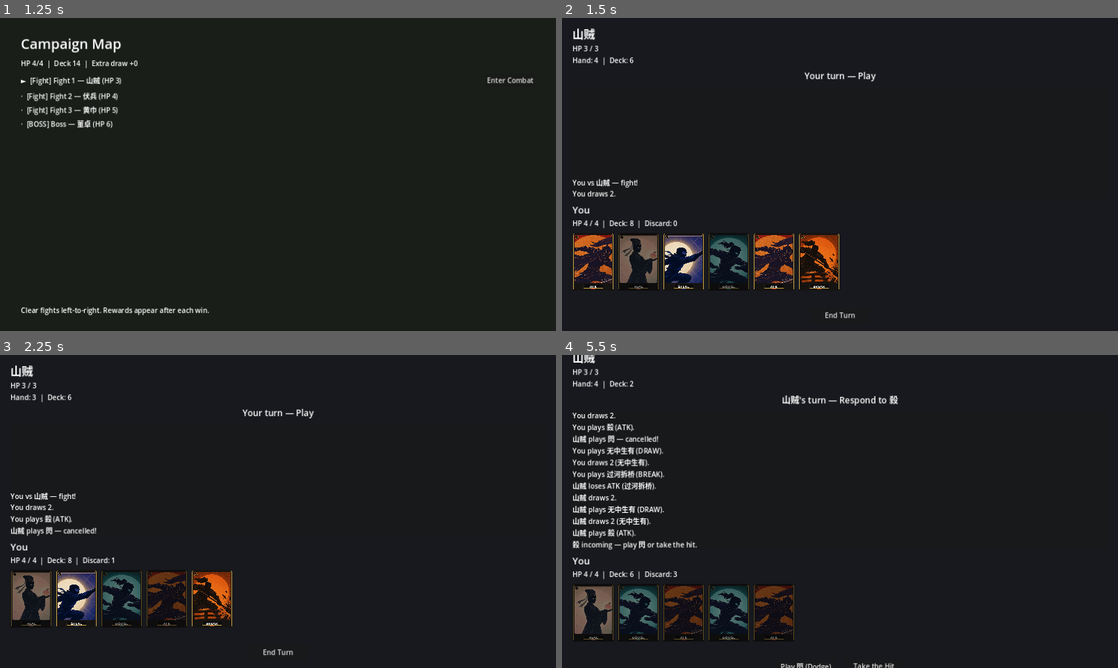
Above: before the commit, frames 1-4 (two rows, left to right).
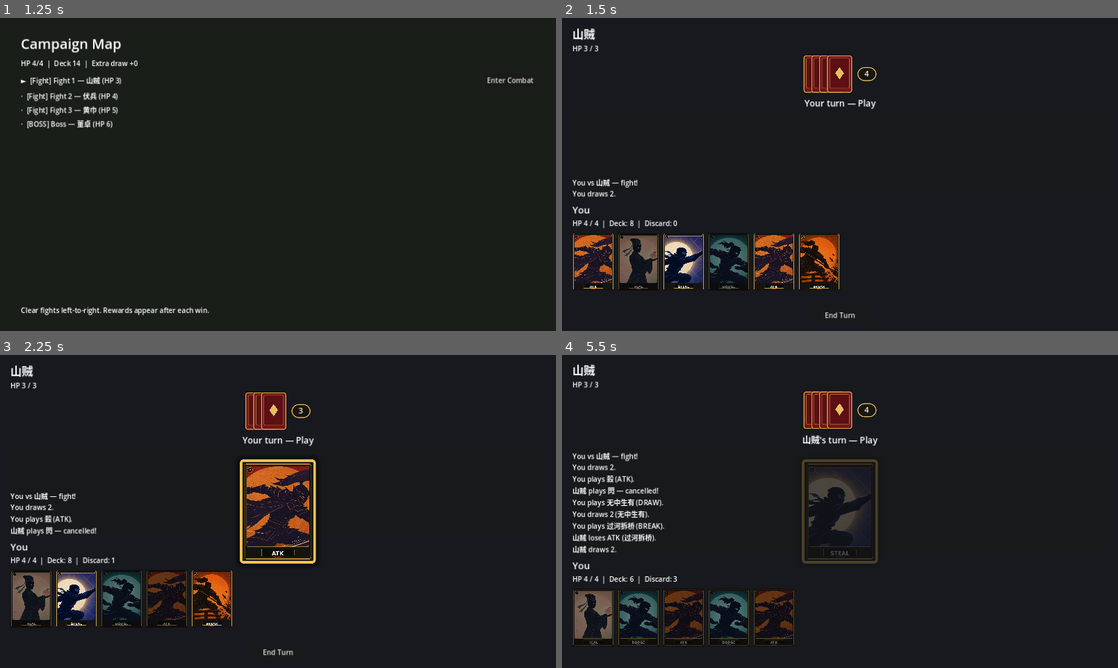
Above: after the commit, the same moments.

Repository: Eastern420/Threekingdomkillroguelike
Game: Godot game, scene res://scenes/main_menu.tscn
Two runs of this game, one before a commit and one after it. Both use one fixed random seed, a clock stepped at 60 frames per second and the inputs below.
Inputs (mouse positions are in pixels of both pictures, inside the frame that each line leads up to):
- Up to frame 1 (1.25 s): click "Start Run" at 0.5 s
- Up to frame 2 (1.5 s): click "Enter Combat" at 1.25 s
- Up to frame 3 (2.25 s): click (33, 599) at 2.02 s
- Up to frame 4 (5.5 s): click (639, 599) at 2.77 s; click (728, 599) at 3.5 s; click "End Turn" at 4.25 s

Frame 1 is identical in both runs. In frame 2, 1.4% of the frame differs, in the area x 2-57%, y 12-30%; in frame 3, 3.2%; in frame 4, 10%, in the area x 1-61%, y 0-100%.

Commit message:
Show played cards in the center and hide the opponent hand.
Opponent cards are a back stack plus a count that updates when cards are drawn or played. A play from either side fades a gold-framed face, 1.7× hand size, into the middle of combat; only the opponent gets an "Opponent plays" label.

Co-authored-by: Eastern420 <Eastern420@users.noreply.github.com>

Diff:
--- a/scenes/combat.tscn
+++ b/scenes/combat.tscn
@@ -1,6 +1,36 @@
-[gd_scene load_steps=2 format=3 uid="uid://bqcombat001"]
+[gd_scene load_steps=4 format=3 uid="uid://bqcombat001"]
 
 [ext_resource type="Script" path="res://scripts/combat_view.gd" id="1"]
+
+[sub_resource type="StyleBoxFlat" id="StyleBoxFlat_badge"]
+content_margin_left = 10.0
+content_margin_top = 2.0
+content_margin_right = 10.0
+content_margin_bottom = 2.0
+bg_color = Color(0.1, 0.08, 0.06, 0.94)
+border_width_left = 2
+border_width_top = 2
+border_width_right = 2
+border_width_bottom = 2
+border_color = Color(0.9, 0.74, 0.34, 1)
+corner_radius_top_left = 16
+corner_radius_top_right = 16
+corner_radius_bottom_right = 16
+corner_radius_bottom_left = 16
+
+[sub_resource type="StyleBoxFlat" id="StyleBoxFlat_frame"]
+bg_color = Color(0.06, 0.05, 0.04, 1)
+border_width_left = 6
+border_width_top = 6
+border_width_right = 6
+border_width_bottom = 6
+border_color = Color(0.93, 0.76, 0.34, 1)
+corner_radius_top_left = 8
+corner_radius_top_right = 8
+corner_radius_bottom_right = 8
+corner_radius_bottom_left = 8
+shadow_color = Color(0, 0, 0, 0.55)
+shadow_size = 14
 
 [node name="Combat" type="Control"]
 layout_mode = 3
@@ -46,9 +76,33 @@
 layout_mode = 2
 text = "HP"
 
-[node name="EnemyHand" type="Label" parent="Root/EnemyPanel"]
-layout_mode = 2
-text = "Hand"
+[node name="EnemyHand" type="HBoxContainer" parent="Root/EnemyPanel"]
+custom_minimum_size = Vector2(0, 86)
+layout_mode = 2
+theme_override_constants/separation = 12
+alignment = 1
+
+[node name="Backs" type="HBoxContainer" parent="Root/EnemyPanel/EnemyHand"]
+layout_mode = 2
+mouse_filter = 2
+theme_override_constants/separation = -40
+
+[node name="CountBadge" type="PanelContainer" parent="Root/EnemyPanel/EnemyHand"]
+custom_minimum_size = Vector2(44, 32)
+layout_mode = 2
+size_flags_vertical = 4
+mouse_filter = 2
+theme_override_styles/panel = SubResource("StyleBoxFlat_badge")
+tooltip_text = "Opponent hand"
+
+[node name="CountLabel" type="Label" parent="Root/EnemyPanel/EnemyHand/CountBadge"]
+layout_mode = 2
+mouse_filter = 2
+theme_override_colors/font_color = Color(0.98, 0.94, 0.84, 1)
+theme_override_font_sizes/font_size = 18
+text = "0"
+horizontal_alignment = 1
+vertical_alignment = 1
 
 [node name="PhaseLabel" type="Label" parent="Root"]
 layout_mode = 2
@@ -120,3 +174,41 @@
 custom_minimum_size = Vector2(140, 40)
 layout_mode = 2
 text = "Take the Hit"
+
+[node name="PlayReveal" type="Control" parent="."]
+z_index = 20
+layout_mode = 1
+anchors_preset = 15
+anchor_right = 1.0
+anchor_bottom = 1.0
+grow_horizontal = 2
+grow_vertical = 2
+mouse_filter = 2
+
+[node name="RevealGroup" type="Control" parent="PlayReveal"]
+visible = false
+layout_mode = 0
+mouse_filter = 2
+
+[node name="Frame" type="Panel" parent="PlayReveal/RevealGroup"]
+layout_mode = 0
+mouse_filter = 2
+theme_override_styles/panel = SubResource("StyleBoxFlat_frame")
+
+[node name="Art" type="TextureRect" parent="PlayReveal/RevealGroup/Frame"]
+layout_mode = 0
+mouse_filter = 2
+expand_mode = 1
+stretch_mode = 5
+
+[node name="PlayLabel" type="Label" parent="PlayReveal/RevealGroup"]
+visible = false
+layout_mode = 0
+mouse_filter = 2
+theme_override_colors/font_color = Color(0.97, 0.88, 0.6, 1)
+theme_override_colors/font_outline_color = Color(0.04, 0.03, 0.02, 0.92)
+theme_override_constants/outline_size = 6
+theme_override_font_sizes/font_size = 15
+text = "Opponent plays"
+horizontal_alignment = 1
+vertical_alignment = 1
--- a/scripts/combat_controller.gd
+++ b/scripts/combat_controller.gd
@@ -9,6 +9,8 @@
 signal combat_ended(player_won: bool)
 signal awaiting_dodge(attacker_is_player: bool)
 signal awaiting_player_discard(excess: int)
+## A card was played from hand (either side), including reactive 閃.
+signal card_played(card: CardData, by_player: bool)
 
 enum Phase {
 	DRAW,
@@ -173,6 +175,7 @@
 	return -1
 
 func _resolve_card(card: CardData, src: Combatant, tgt: Combatant, from_player: bool) -> void:
+	card_played.emit(card, from_player)
 	_log("%s plays %s." % [src.display_name, card.display_name()])
 	match card.type:
 		CardData.CardType.ATTACK:
@@ -217,6 +220,7 @@
 			var dodge_card := tgt.hand[di]
 			tgt.hand.remove_at(di)
 			tgt.discard_pile.append(dodge_card)
+			card_played.emit(dodge_card, false)
 			_log("%s plays 閃 — cancelled!" % tgt.display_name)
 		else:
 			_apply_damage(tgt, 1)
@@ -232,6 +236,7 @@
 			var dodge_card := tgt.hand[di]
 			tgt.hand.remove_at(di)
 			tgt.discard_pile.append(dodge_card)
+			card_played.emit(dodge_card, true)
 			_log("You play 閃 — cancelled!")
 		else:
 			_apply_damage(tgt, 1)
--- a/scripts/combat_view.gd
+++ b/scripts/combat_view.gd
@@ -1,10 +1,24 @@
 extends Control
 
-## Combat UI: ColorRect / Label / Button — playable prototype.
+## Combat UI. Player hand shows card faces; opponent hand is backs + a count.
+## Played cards briefly face-up in the center of the screen.
+
+const HAND_CARD_SIZE := Vector2(96, 134)
+## Center reveal is 1.6–1.8× a hand card. 1.7 sits in the middle of that range.
+const REVEAL_SIZE_MULT := 1.7
+const FRAME_BORDER := 6.0
+const REVEAL_IN_SEC := 0.15
+const REVEAL_HOLD_SEC := 0.8
+const REVEAL_OUT_SEC := 0.2
+const REVEAL_START_SCALE := 0.92
+const LABEL_H := 22.0
+const LABEL_GAP := 8.0
+const BACK_SIZE := Vector2(58, 82)
 
 @onready var enemy_name_lbl: Label = $Root/EnemyPanel/EnemyName
 @onready var enemy_hp_lbl: Label = $Root/EnemyPanel/EnemyHP
-@onready var enemy_hand_lbl: Label = $Root/EnemyPanel/EnemyHand
+@onready var enemy_backs: HBoxContainer = $Root/EnemyPanel/EnemyHand/Backs
+@onready var enemy_count_lbl: Label = $Root/EnemyPanel/EnemyHand/CountBadge/CountLabel
 @onready var player_name_lbl: Label = $Root/PlayerPanel/PlayerName
 @onready var player_hp_lbl: Label = $Root/PlayerPanel/PlayerHP
 @onready var phase_lbl: Label = $Root/PhaseLabel
@@ -14,20 +28,32 @@
 @onready var btn_dodge: Button = $Root/Actions/Dodge
 @onready var btn_take: Button = $Root/Actions/TakeHit
 @onready var discard_hint: Label = $Root/DiscardHint
+@onready var reveal_layer: Control = $PlayReveal
+@onready var reveal_group: Control = $PlayReveal/RevealGroup
+@onready var reveal_frame: Panel = $PlayReveal/RevealGroup/Frame
+@onready var reveal_art: TextureRect = $PlayReveal/RevealGroup/Frame/Art
+@onready var reveal_label: Label = $PlayReveal/RevealGroup/PlayLabel
 
 var ctrl: CombatController
 var log_lines: PackedStringArray = []
 var ai_timer: float = 0.0
 const AI_STEP_DELAY := 0.55
 var discard_mode: bool = false
+var _reveal_queue: Array[Dictionary] = []
+var _reveal_playing: bool = false
+var _reveal_tween: Tween
 
 func _ready() -> void:
 	btn_dodge.visible = false
 	btn_take.visible = false
 	discard_hint.visible = false
+	reveal_group.visible = false
 	btn_end.pressed.connect(_on_end_turn)
 	btn_dodge.pressed.connect(_on_dodge)
 	btn_take.pressed.connect(_on_take_hit)
+	resized.connect(_center_reveal)
+	_configure_reveal_layout()
+	call_deferred("_center_reveal")
 	_start_fight()
 
 func _start_fight() -> void:
@@ -50,6 +76,7 @@
 	ctrl.setup(p, e, RunManager.HAND_LIMIT_BASE)
 	ctrl.log_message.connect(_on_log)
 	ctrl.state_changed.connect(_refresh)
+	ctrl.card_played.connect(_on_card_played)
 	ctrl.combat_ended.connect(_on_combat_ended)
 	ctrl.awaiting_dodge.connect(_on_await_dodge)
 	ctrl.awaiting_player_discard.connect(_on_await_discard)
@@ -59,6 +86,9 @@
 func _process(delta: float) -> void:
 	if ctrl == null or ctrl.phase == CombatController.Phase.ENDED:
 		return
+	# Let the center reveal finish before the opponent plays the next card.
+	if _reveal_playing:
+		return
 	if ctrl.phase == CombatController.Phase.PLAY and not ctrl.player_turn:
 		ai_timer += delta
 		if ai_timer >= AI_STEP_DELAY:
@@ -76,7 +106,7 @@
 		return
 	enemy_name_lbl.text = ctrl.enemy.display_name
 	enemy_hp_lbl.text = "HP %d / %d" % [ctrl.enemy.hp, ctrl.enemy.max_hp]
-	enemy_hand_lbl.text = "Hand: %d  |  Deck: %d" % [ctrl.enemy.hand.size(), ctrl.enemy.deck.size()]
+	_sync_enemy_hand()
 	player_name_lbl.text = ctrl.player.display_name
 	player_hp_lbl.text = "HP %d / %d  |  Deck: %d  |  Discard: %d" % [
 		ctrl.player.hp, ctrl.player.max_hp, ctrl.player.deck.size(), ctrl.player.discard_pile.size()
@@ -114,12 +144,12 @@
 			tb.texture_normal = tex
 			tb.ignore_texture_size = true
 			tb.stretch_mode = TextureButton.STRETCH_KEEP_ASPECT_COVERED
-			tb.custom_minimum_size = Vector2(96, 134)
+			tb.custom_minimum_size = HAND_CARD_SIZE
 			tb.tooltip_text = "%s — %s" % [card.short_label(), card.description]
 			btn = tb
 		else:
 			var fb := Button.new()
-			fb.custom_minimum_size = Vector2(96, 134)
+			fb.custom_minimum_size = HAND_CARD_SIZE
 			fb.text = "%s\n%s" % [card.name_en, card.name_zh]
 			fb.tooltip_text = card.description
 			fb.modulate = card.color.lightened(0.35)
@@ -185,3 +215,110 @@
 	else:
 		RunManager.lose_run()
 		get_tree().change_scene_to_file("res://scenes/result.tscn")
+
+func _sync_enemy_hand() -> void:
+	if ctrl == null:
+		return
+	var n := ctrl.enemy.hand.size()
+	enemy_count_lbl.text = str(n)
+	while enemy_backs.get_child_count() < n:
+		enemy_backs.add_child(_make_card_back())
+	while enemy_backs.get_child_count() > n:
+		var last := enemy_backs.get_child(enemy_backs.get_child_count() - 1)
+		enemy_backs.remove_child(last)
+		last.free()
+
+func _make_card_back() -> Control:
+	var panel := Panel.new()
+	panel.custom_minimum_size = BACK_SIZE
+	panel.mouse_filter = Control.MOUSE_FILTER_IGNORE
+	panel.tooltip_text = "Opponent hand"
+	var style := StyleBoxFlat.new()
+	style.bg_color = Color(0.46, 0.08, 0.1)
+	style.border_color = Color(0.84, 0.66, 0.3)
+	style.set_border_width_all(2)
+	style.set_corner_radius_all(5)
+	style.shadow_color = Color(0, 0, 0, 0.4)
+	style.shadow_size = 3
+	panel.add_theme_stylebox_override("panel", style)
+
+	var inner := Panel.new()
+	inner.mouse_filter = Control.MOUSE_FILTER_IGNORE
+	inner.position = Vector2(6, 6)
+	inner.size = BACK_SIZE - Vector2(12, 12)
+	var inner_style := StyleBoxFlat.new()
+	inner_style.bg_color = Color(0.36, 0.06, 0.08)
+	inner_style.border_color = Color(0.72, 0.54, 0.24, 0.9)
+	inner_style.set_border_width_all(1)
+	inner_style.set_corner_radius_all(3)
+	inner.add_theme_stylebox_override("panel", inner_style)
+	panel.add_child(inner)
+
+	var cx := BACK_SIZE.x * 0.5
+	var cy := BACK_SIZE.y * 0.5
+	var diamond := Polygon2D.new()
+	diamond.color = Color(0.9, 0.75, 0.38)
+	diamond.polygon = PackedVector2Array([
+		Vector2(cx, cy - 14.0),
+		Vector2(cx + 10.0, cy),
+		Vector2(cx, cy + 14.0),
+		Vector2(cx - 10.0, cy),
+	])
+	panel.add_child(diamond)
+	return panel
+
+func _configure_reveal_layout() -> void:
+	var card_size := HAND_CARD_SIZE * REVEAL_SIZE_MULT
+	var frame_size := card_size + Vector2(FRAME_BORDER, FRAME_BORDER) * 2.0
+	reveal_frame.position = Vector2.ZERO
+	reveal_frame.size = frame_size
+	reveal_art.position = Vector2(FRAME_BORDER, FRAME_BORDER)
+	reveal_art.size = card_size
+	reveal_art.expand_mode = TextureRect.EXPAND_IGNORE_SIZE
+	reveal_art.stretch_mode = TextureRect.STRETCH_KEEP_ASPECT_CENTERED
+	reveal_label.position = Vector2(0, -(LABEL_H + LABEL_GAP))
+	reveal_label.size = Vector2(frame_size.x, LABEL_H)
+	reveal_group.size = frame_size
+	reveal_group.pivot_offset = frame_size * 0.5
+	_center_reveal()
+
+func _center_reveal() -> void:
+	if reveal_group == null or reveal_layer == null:
+		return
+	var frame_size := reveal_group.size
+	if frame_size == Vector2.ZERO:
+		return
+	reveal_group.pivot_offset = frame_size * 0.5
+	reveal_group.position = (reveal_layer.size - frame_size) * 0.5
+
+func _on_card_played(card: CardData, by_player: bool) -> void:
+	_reveal_queue.append({"card": card, "by_player": by_player})
+	if not _reveal_playing:
+		_play_next_reveal()
+
+func _play_next_reveal() -> void:
+	if _reveal_queue.is_empty():
+		_reveal_playing = false
+		reveal_group.visible = false
+		reveal_group.scale = Vector2.ONE
+		reveal_group.modulate = Color(1, 1, 1, 0)
+		return
+	_reveal_playing = true
+	var item: Dictionary = _reveal_queue.pop_front()
+	var card: CardData = item["card"]
+	var by_player: bool = bool(item["by_player"])
+	reveal_label.visible = not by_player
+	reveal_art.texture = card.get_art()
+	_center_reveal()
+	reveal_group.visible = true
+	reveal_group.modulate = Color(1, 1, 1, 0)
+	reveal_group.scale = Vector2(REVEAL_START_SCALE, REVEAL_START_SCALE)
+	if _reveal_tween != null and _reveal_tween.is_valid():
+		_reveal_tween.kill()
+	_reveal_tween = create_tween()
+	_reveal_tween.tween_property(reveal_group, "modulate:a", 1.0, REVEAL_IN_SEC)
+	_reveal_tween.parallel().tween_property(reveal_group, "scale", Vector2.ONE, REVEAL_IN_SEC) \
+		.set_trans(Tween.TRANS_QUAD).set_ease(Tween.EASE_OUT)
+	_reveal_tween.tween_interval(REVEAL_HOLD_SEC)
+	_reveal_tween.tween_property(reveal_group, "modulate:a", 0.0, REVEAL_OUT_SEC)
+	_reveal_tween.tween_callback(_play_next_reveal)
